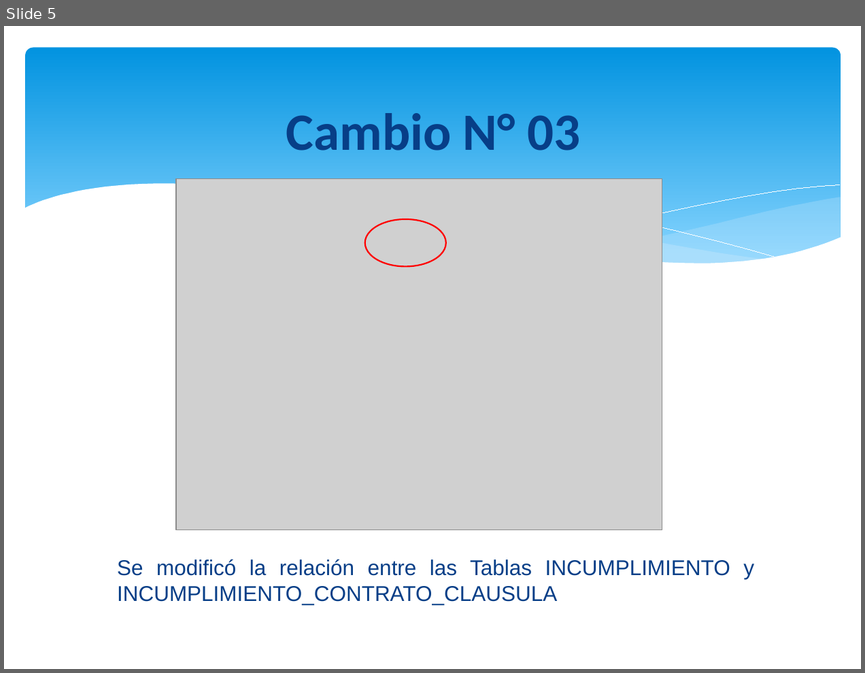
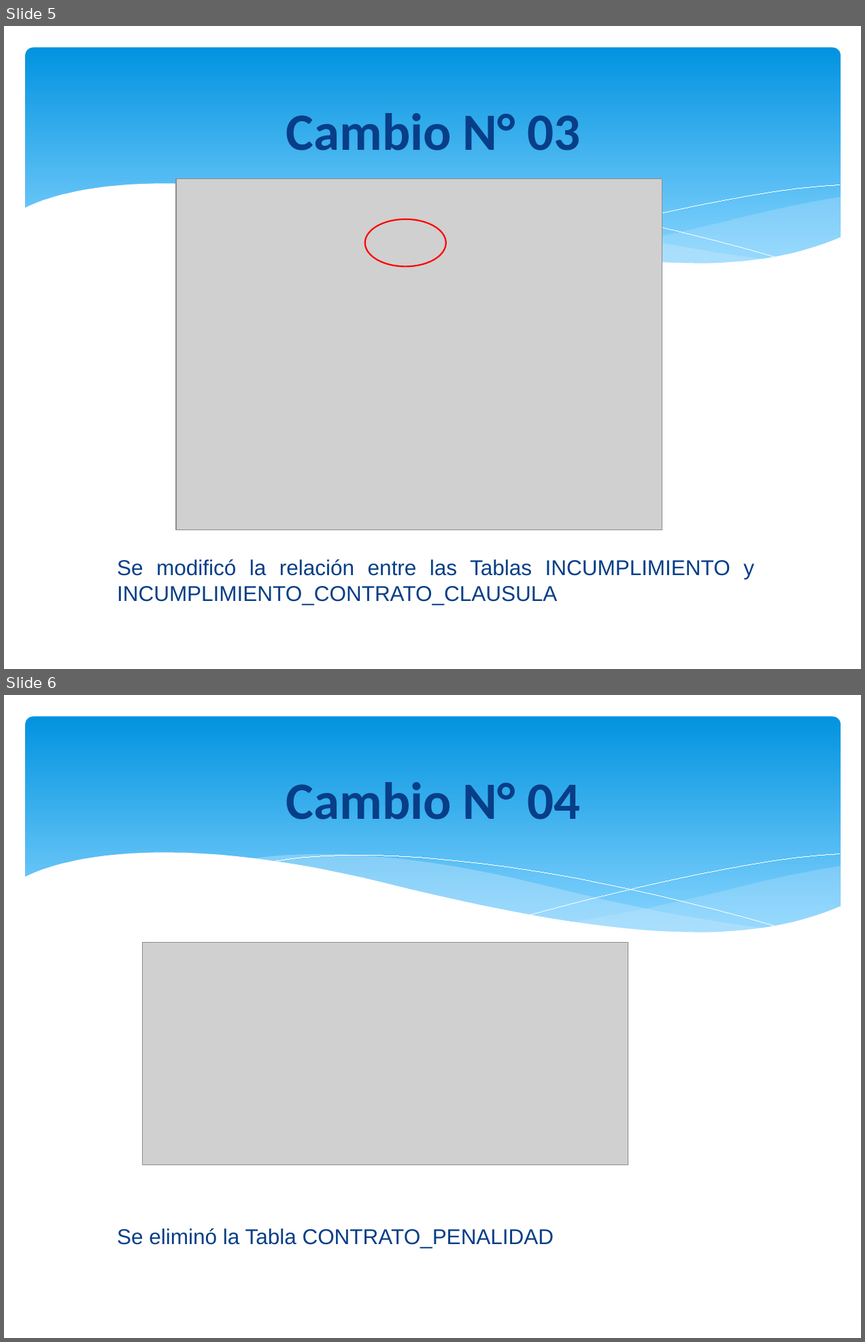
Before and after one commit to orlysemperfi/tp3-contratos-clientes, a slide deck: ITERACION 5/SUB ITERACION 1/PPT TP3 PRES01.pptx. Shown one above the other, each under a label of ours: slide 5 before the commit, slides 5 and 6 after it. The pictures are 865x673 and 865x1342 pixels, drawn with LibreOffice and Linux fonts; fonts in the diff are those of the drawing; grey boxes stand for pictures. Boxes give left, top, right and bottom in pixels: in the first picture for what was removed or moved away, otherwise in the second. Text is boxed around its words. In the diff, an @@ line names an element or a change of style, - is before the commit and + after.

```diff
--- a/ITERACION 5/SUB ITERACION 1/PPT TP3 PRES01.pptx
+++ b/ITERACION 5/SUB ITERACION 1/PPT TP3 PRES01.pptx
@@ slide 6 added at (4, 695, 861, 1338), background #FFFFFF; not listed: 6 template elements that a slide beside it also shows @@
@@ title added at (286, 782, 580, 819), 44 pt, text #073E87, bold @@
+Cambio N° 04
@@ picture added at (142, 942, 628, 1164) @@
@@ text added at (117, 1227, 554, 1248), 18 pt, text #073E87 @@
+Se eliminó la Tabla CONTRATO_PENALIDAD
```
Also in this commit, not shown: 1 other slide added.
